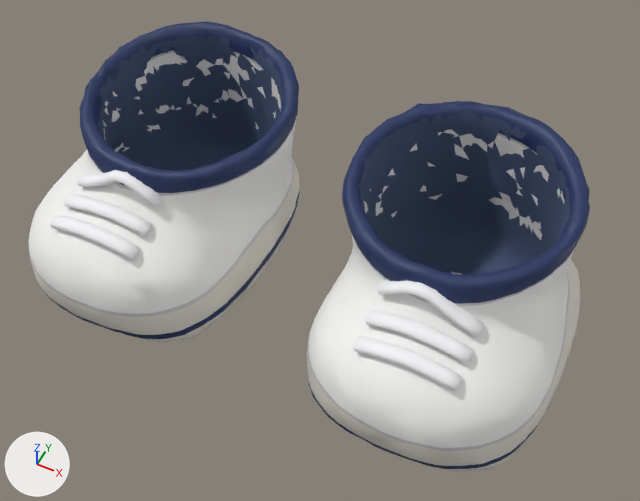
What one commit did to the glTF model apps/web/src/assets/tenis/01_tenis.glb.
Before and after are seen from a 50 mm lens placed at (0.266, -0.558, 0.693), pointed at (0.023, -0.072, 0.086). Every picture has the same lights, and +X, +Y and +Z are marked at lower left. The older version comes first. Vertices at exactly the same position are counted once.

Objects in the first picture: 'tenis_D', 'tenis_E'.
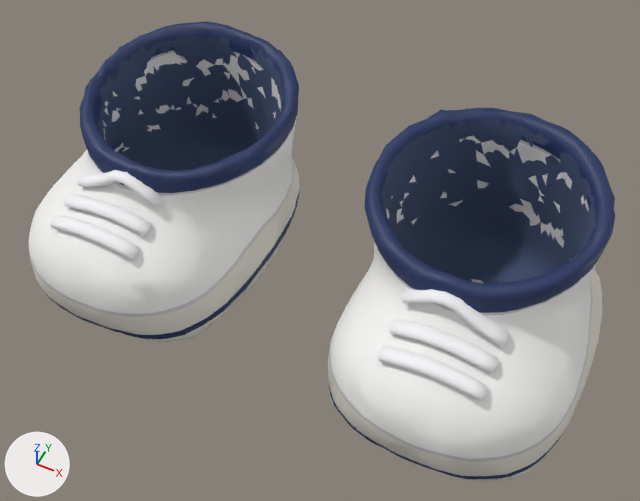
The newer file is also turned or shifted as a whole; pictures and numbers use the older file's frame.

Edits to the bpy script that builds the scene:
```text
Change me_tenis_e:
    used by ob_tenis_e; location = (0.0, 0.0, 0.0208)
    remove me_tenis_e.from_pydata(...)  # 2191 vertices, 4363 faces; spans x 0.034..0.26, y -0.211..0.081, z -0.019..0.17
    add me_tenis_e.from_pydata(...)  # 2191 vertices, 4363 faces; spans x 0.055..0.281, y -0.211..0.081, z -0.019..0.17
    me_tenis_e part 1: the whole mesh is moved by (0.021, 0.0, 0.0)
```

Changed parts and their boxes [x1, y1, x2, y2] in the pictures (640 x 501 px):
'tenis_E', moved: before [307, 101, 590, 471]; after [328, 108, 615, 482]
